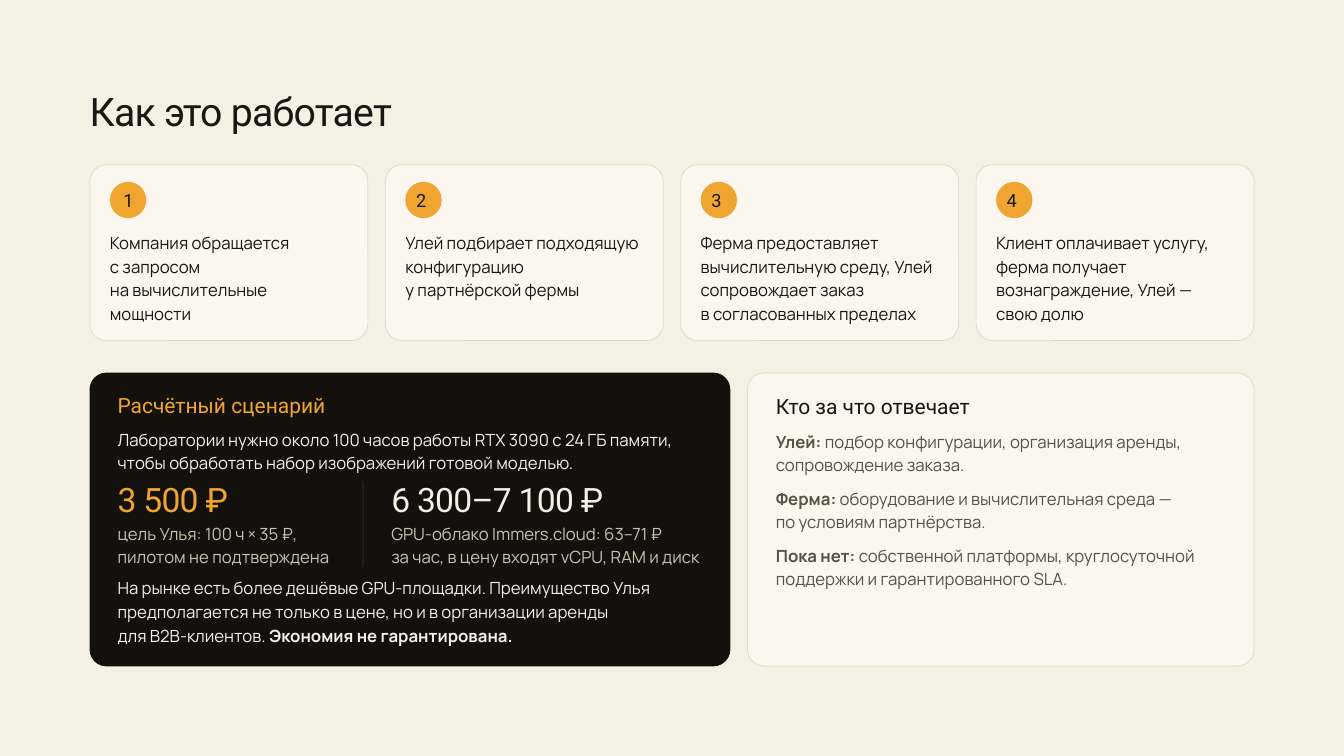
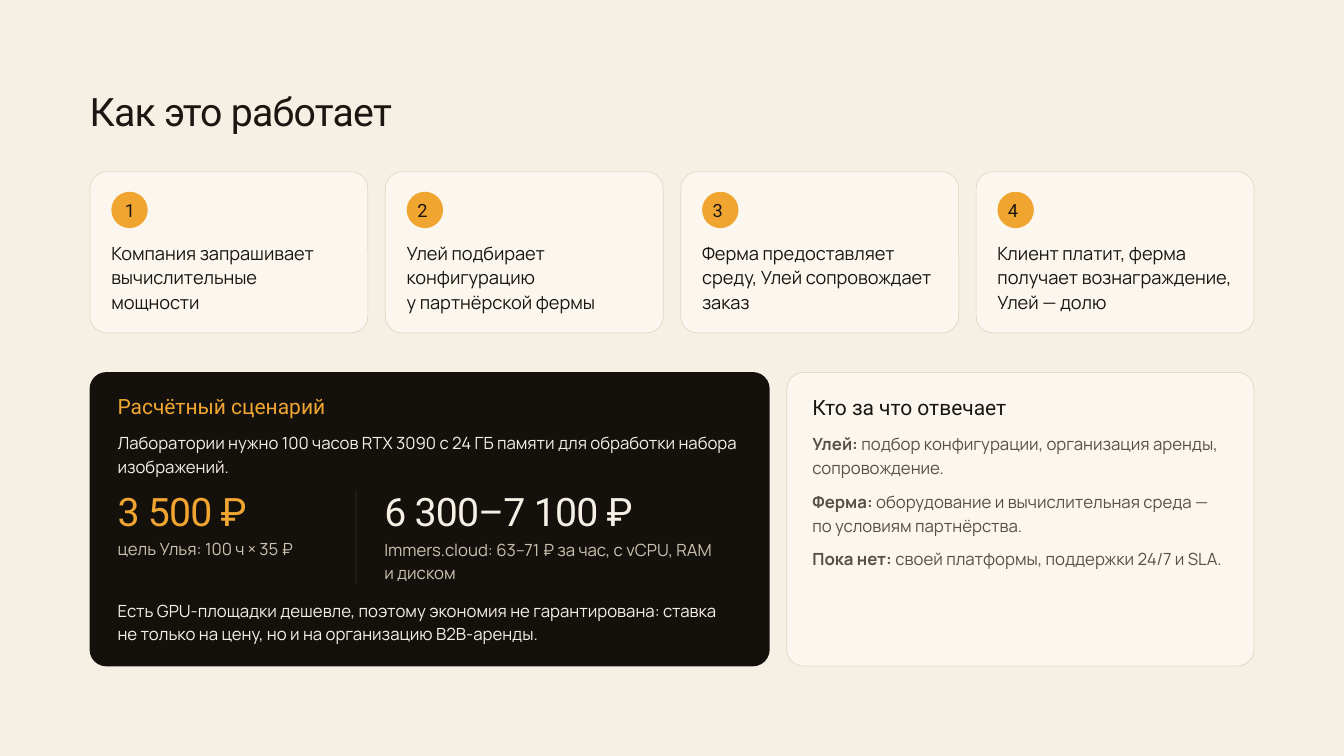
Before and after one commit to fonor11/Main, a slide deck: slide 4 of Улей — презентация для преакселератора ВШМ.pptx. Drawn at 1344x756 pixels with LibreOffice and Linux fonts; fonts in the diff are those of the drawing. Boxes give left, top, right and bottom in pixels: in the first picture for what was removed or moved away, otherwise in the second. Text is boxed around its words. In the diff, an @@ line names an element or a change of style, - is before the commit and + after.

```diff
--- a/Улей — презентация для преакселератора ВШМ.pptx
+++ b/Улей — презентация для преакселератора ВШМ.pptx
@@ rounded rectangle resized from (x1=90, y1=164, x2=368, y2=341) to (x1=90, y1=171, x2=368, y2=333) @@
@@ rounded rectangle resized from (x1=385, y1=164, x2=663, y2=341) to (x1=385, y1=171, x2=663, y2=333) @@
@@ rounded rectangle resized from (x1=681, y1=164, x2=959, y2=341) to (x1=681, y1=171, x2=959, y2=333) @@
@@ proportions changed in 4 elements at (x1=90, y1=171, x2=368, y2=333), (x1=385, y1=171, x2=663, y2=333), (x1=681, y1=171, x2=959, y2=333), (x1=976, y1=171, x2=1254, y2=333) @@
@@ rounded rectangle resized from (x1=976, y1=164, x2=1254, y2=341) to (x1=976, y1=171, x2=1254, y2=333) @@
@@ 4 texts, 4 ellipses moved together from (x1=110, y1=181, x2=1032, y2=218) to (x1=111, y1=192, x2=1034, y2=228) @@
@@ text at (x1=111, y1=247, x2=314, y2=311): text changed; size 12 to 13 pt @@
-Компания обращается
-с запросом
-на вычислительные
-мощности
+Компания запрашивает
+вычислительные
+мощности
@@ text at (x1=407, y1=246, x2=595, y2=314): text changed; size 12 to 13 pt @@
-Улей подбирает подходящую
-конфигурацию
-у партнёрской фермы
+Улей подбирает
+конфигурацию
+у партнёрской фермы
@@ text at (x1=702, y1=247, x2=932, y2=310): text changed; size 12 to 13 pt @@
-Ферма предоставляет
-вычислительную среду, Улей
-сопровождает заказ
-в согласованных пределах
+Ферма предоставляет
+среду, Улей сопровождает
+заказ
@@ text at (x1=997, y1=247, x2=1232, y2=311): text changed; size 12 to 13 pt @@
-Клиент оплачивает услугу,
-ферма получает
-вознаграждение, Улей —
-свою долю
+Клиент платит, ферма
+получает вознаграждение,
+Улей — долю
@@ rounded rectangle resized from (x1=90, y1=373, x2=731, y2=666) to (x1=90, y1=372, x2=770, y2=666) @@
@@ rounded rectangle resized from (x1=748, y1=373, x2=1255, y2=666) to (x1=787, y1=372, x2=1254, y2=665) @@
@@ text "Кто за что отвечает" moved from (x1=776, y1=399, x2=970, y2=415) to (x1=812, y1=400, x2=1006, y2=415) @@
@@ text at (x1=118, y1=436, x2=737, y2=477): text changed @@
-Лаборатории нужно около 100 часов работы RTX 3090 с 24 ГБ памяти,
-чтобы обработать набор изображений готовой моделью.
+Лаборатории нужно 100 часов RTX 3090 с 24 ГБ памяти для обработки набора
+изображений.
@@ text at (x1=812, y1=437, x2=1218, y2=478): text changed @@
-Улей: подбор конфигурации, организация аренды,
-сопровождение заказа.
+Улей: подбор конфигурации, организация аренды,
+сопровождение.
@@ text "3 500 ₽" moved from (x1=118, y1=487, x2=198, y2=513) to (x1=118, y1=497, x2=213, y2=527) @@
@@ text "3 500 ₽" at (x1=118, y1=497, x2=213, y2=527): size 24 to 28 pt @@
@@ text "6 300–7 100 ₽" at (x1=384, y1=497, x2=599, y2=527): size 24 to 28 pt @@
@@ text "6 300–7 100 ₽" moved from (x1=391, y1=487, x2=574, y2=513) to (x1=384, y1=497, x2=599, y2=527) @@
@@ text "Ферма: оборудование и вычислительная среда ..." moved from (x1=776, y1=493, x2=1155, y2=532) to (x1=812, y1=495, x2=1191, y2=536) @@
@@ text "цель Улья: 100 ч × ..." at (x1=118, y1=542, x2=278, y2=557): vertical alignment top to middle @@
@@ text at (x1=118, y1=542, x2=278, y2=557): text changed @@
-цель Улья: 100 ч × 35 ₽,
-пилотом не подтверждена
+цель Улья: 100 ч × 35 ₽
@@ text at (x1=384, y1=543, x2=711, y2=581): text changed @@
-GPU-облако Immers.cloud: 63–71 ₽
-за час, в цену входят vCPU, RAM и диск
+Immers.cloud: 63–71 ₽ за час, с vCPU, RAM
+и диском
@@ text "Пока нет: своей платформы, поддержки ..." at (x1=812, y1=552, x2=1222, y2=569): vertical alignment top to middle @@
@@ text at (x1=812, y1=552, x2=1222, y2=569): text changed @@
-Пока нет: собственной платформы, круглосуточной
-поддержки и гарантированного SLA.
+Пока нет: своей платформы, поддержки 24/7 и SLA.
@@ text at (x1=118, y1=604, x2=716, y2=644): text changed @@
-На рынке есть более дешёвые GPU-площадки. Преимущество Улья
-предполагается не только в цене, но и в организации аренды
-для B2B-клиентов. Экономия не гарантирована.
+Есть GPU-площадки дешевле, поэтому экономия не гарантирована: ставка
+не только на цену, но и на организацию B2B-аренды.
```
Also in this commit, not shown: 8 other slides changed, 1 other file.
